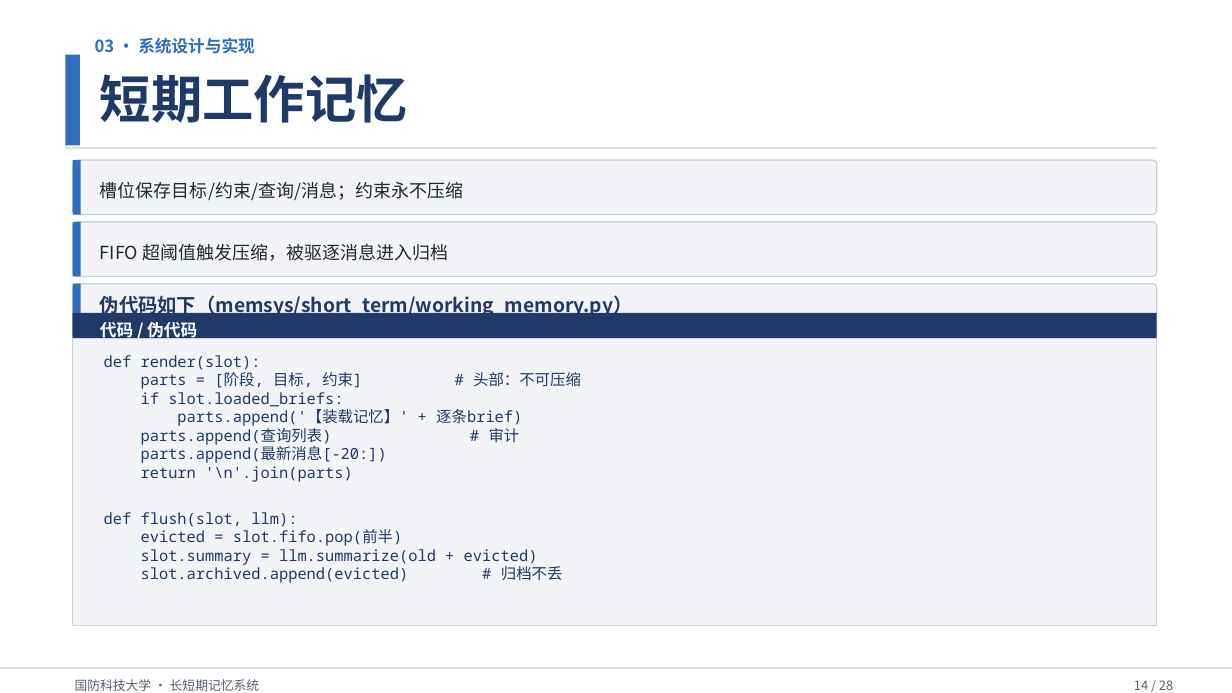
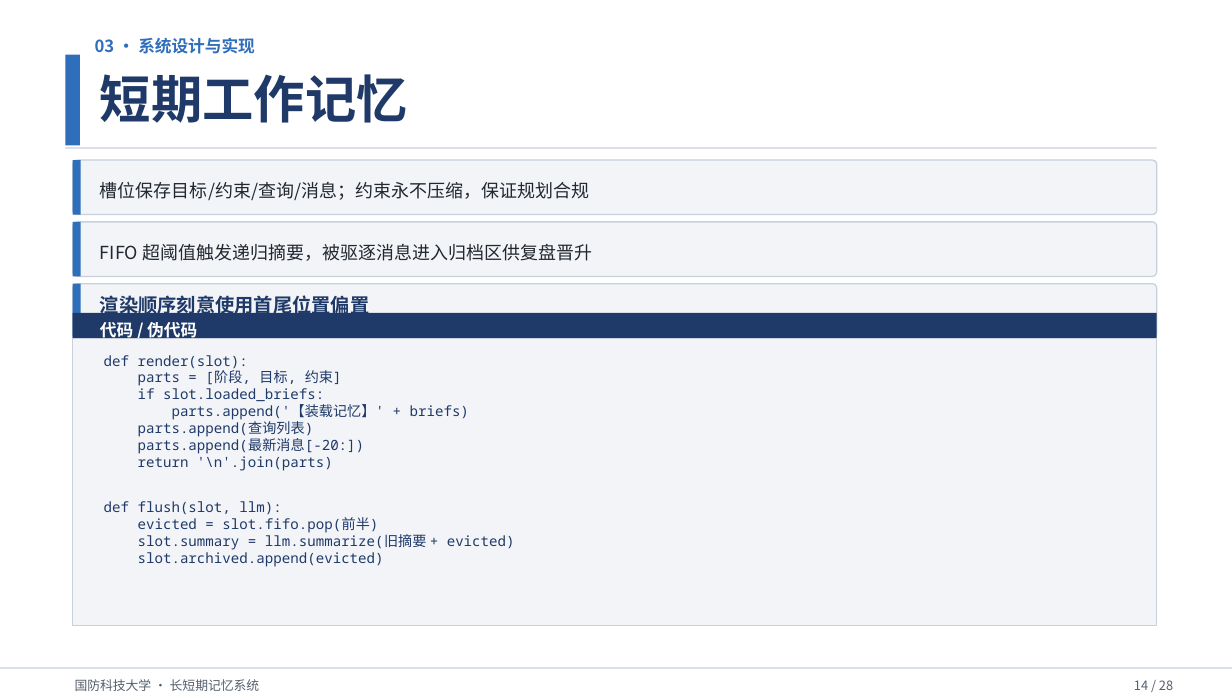
Before and after one commit to Outer-nebula-observer/yz-03, a slide deck: slide 14 of 汇报PPT/最终汇报成果.pptx. Drawn at 1232x693 pixels with LibreOffice and Linux fonts; fonts in the diff are those of the drawing. Boxes give left, top, right and bottom in pixels: in the first picture for what was removed or moved away, otherwise in the second. Text is boxed around its words. In the diff, an @@ line names an element or a change of style, - is before the commit and + after.

Commit message:
docs: 继续优化后页——架构/代码页/边界/WebUI/实验/智戎/总结等逐页排版文字增强
- 代码页：说明扩展为 3 条，代码精简（去掉冗余注释，缩短行数），字号 12→11 防溢出
- 总体架构页：左侧 4 条扩展说明 + 右侧架构图占位
- 边界门控与阶段感知：改为竖向四段铺满（vert_fill）
- WebUI/智戎页：内容扩展 + 右侧大图占位
- 数据集/跨场次/总结：编号列表内容扩展，补充样本量/统计/下一步细节
- 合并后的正式文件已重新生成（28页），备注齐全、无重复

```diff
--- a/汇报PPT/最终汇报成果.pptx
+++ b/汇报PPT/最终汇报成果.pptx
@@ text at (x1=100, y1=182, x2=589, y2=200): text changed @@
-槽位保存目标/约束/查询/消息；约束永不压缩
+槽位保存目标/约束/查询/消息；约束永不压缩，保证规划合规
@@ text at (x1=100, y1=244, x2=592, y2=261): text changed @@
-FIFO 超阈值触发压缩，被驱逐消息进入归档
+FIFO 超阈值触发递归摘要，被驱逐消息进入归档区供复盘晋升
@@ text at (x1=100, y1=293, x2=369, y2=319): text changed @@
-伪代码如下（memsys/short_term/working_memory.py）
+渲染顺序刻意使用首尾位置偏置
@@ text at (x1=104, y1=355, x2=378, y2=533): size 12 to 11 pt in "def render(slot):", "if slot.loaded_briefs:", "parts.append(最新消息[-20:])", "return '\n'.join(parts)" and 2 more places @@
@@ text at (x1=138, y1=370, x2=342, y2=386): text changed; size 12 to 11 pt @@
-parts = [阶段, 目标, 约束] # 头部：不可压缩
+parts = [阶段, 目标, 约束]
@@ text at (x1=138, y1=404, x2=469, y2=437): text changed; size 12 to 11 pt @@
-parts.append('【装载记忆】' + 逐条brief)
-parts.append(查询列表) # 审计
+parts.append('【装载记忆】' + briefs)
+parts.append(查询列表)
@@ text at (x1=138, y1=532, x2=515, y2=567): text changed; size 12 to 11 pt @@
-slot.summary = llm.summarize(old + evicted)
-slot.archived.append(evicted) # 归档不丢
+slot.summary = llm.summarize(旧摘要 + evicted)
+slot.archived.append(evicted)
```
Also in this commit, not shown: 10 other slides changed, 2 other files.
